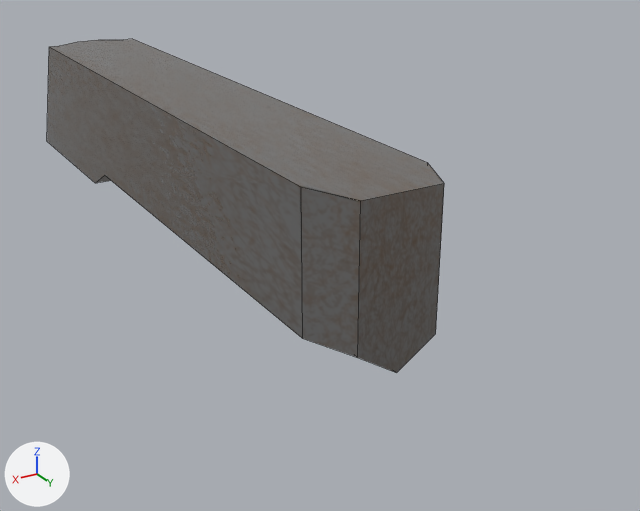
A saved change to the Blender file Battle of Steel/Assets/Kawano/3D_Model/Parts_Pi_Bd/Pistol_Body_01.blend.
Before and after are seen from a 50 mm camera at (2.31, 5.2, 1.89) aimed at (-0.47, 0.56, -0.43). Every picture has the same lights, and +X, +Y and +Z are marked at lower left. Mesh edges are drawn as thin lines.

Objects in the first picture: '立方体'.
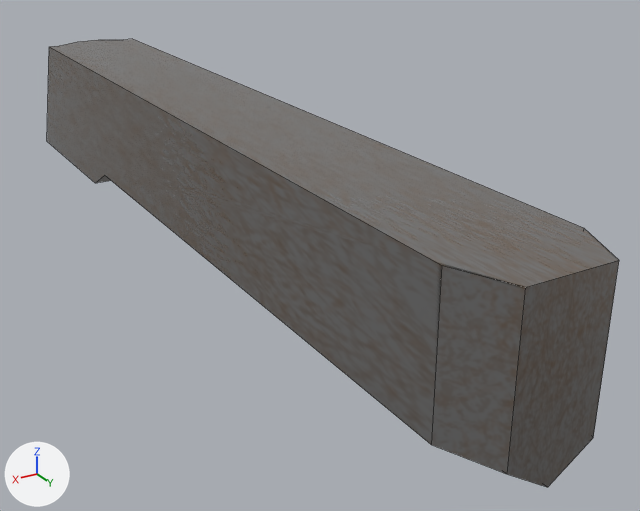
What the commit changed:
me_立方体_001 has 31 vertices, 22 faces and spans x -0.74..0.83, y -0.31..1.39, z -0.02..0.94.
me_立方体_001 is used by ob_立方体; location (-0.023, -2.134, -0.391); scale (0.47, 3.04, 1.0).
me_立方体_001 part 1: all 9 vertices in x -0.74..0.83, y 1.29..1.39, z -0.02..0.94 are moved by (0.0, 0.35, 0.0).

Location of each change, [x1, y1, x2, y2] in pixels of the pictures (640 x 511 px):
'立方体', reshaped (44% wider, 34% taller)
    before: [47, 39, 444, 373]
    after: [47, 39, 619, 487]
